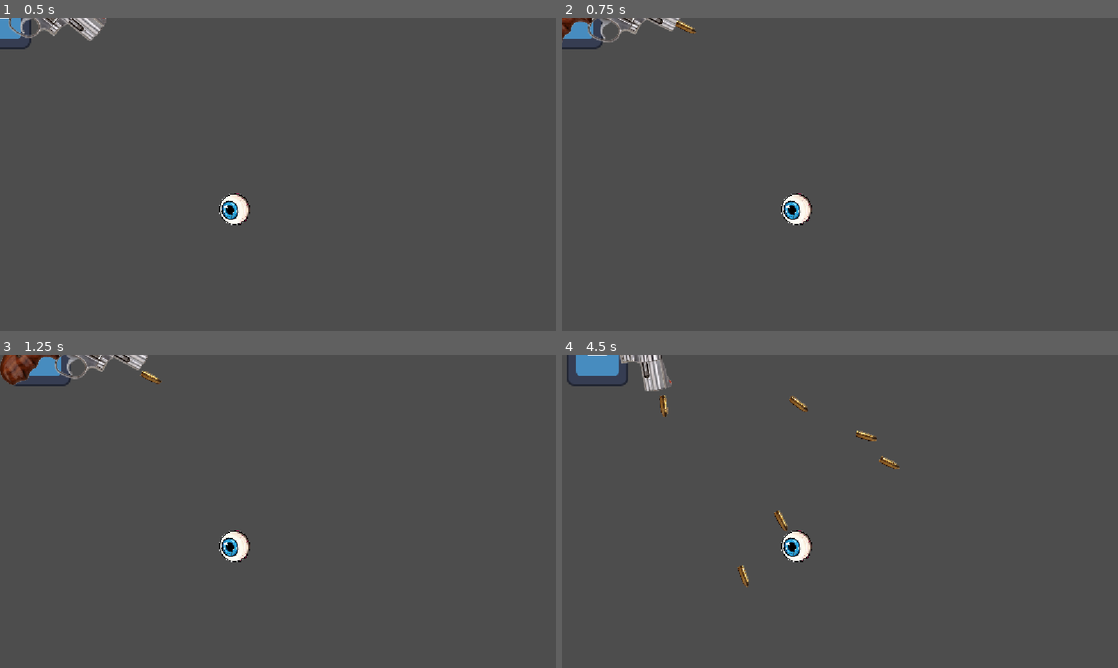
Above: before the commit, frames 1-4 (two rows, left to right).
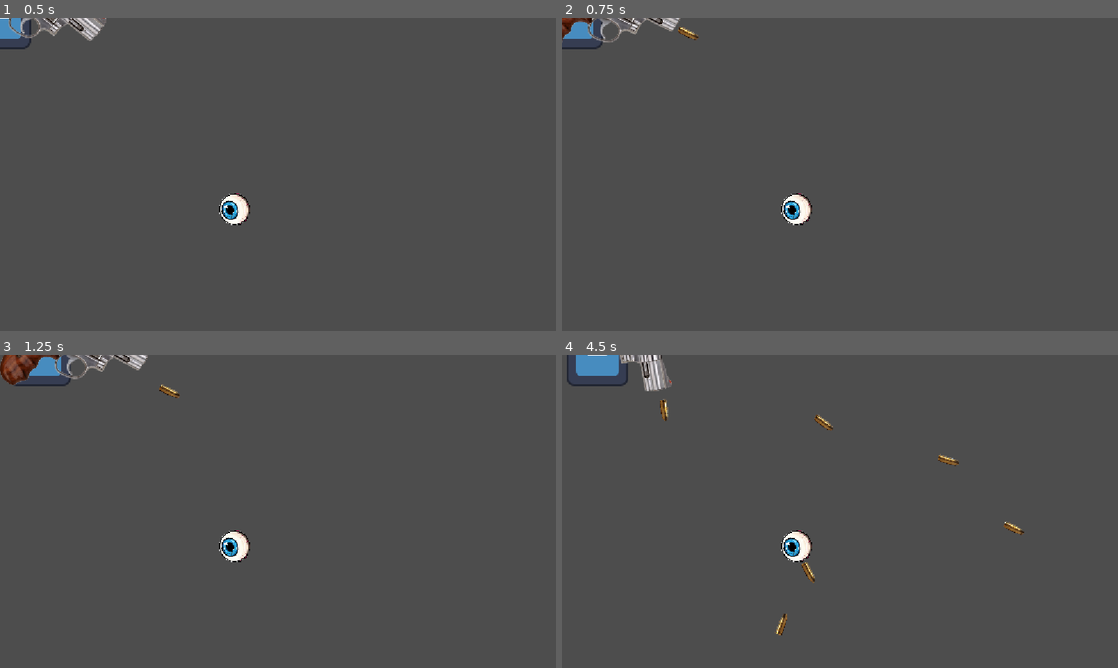
Above: after the commit, the same moments.

Repository: RealCet/bonzen-2
Game: Godot game, scene res://main.tscn
Two runs of this game, one before a commit and one after it. Both use one fixed random seed, a clock stepped at 60 frames per second and the inputs below. The engine's default icon, where the game draws it, is replaced by a stand-in: a white triangle on a blue panel in a dark square.
Inputs (mouse positions are in pixels of both pictures, inside the frame that each line leads up to):
- Up to frame 1 (0.5 s): no input
- Up to frame 2 (0.75 s): tap Enter at 0.5 s; move the mouse to (962, 158) at 0.52 s; hold D (right) from 0.53 s (still down); click (962, 158) at 0.6 s
- Up to frame 3 (1.25 s): keep holding D (right)
- Up to frame 4 (4.5 s): move the mouse to (728, 527) at 1.27 s; release D (right) at 1.28 s; hold S (down) 1.28-2.03 s; click (728, 527) at 1.35 s; move the mouse to (895, 442) at 2.02 s; hold D (right) 2.03-2.78 s; click (895, 442) at 2.1 s; move the mouse to (812, 574) at 2.77 s; hold W (up) 2.78-3.53 s; click (812, 574) at 2.85 s; move the mouse to (1006, 558) at 3.52 s; hold A (left) from 3.53 s (still down); click (1006, 558) at 3.6 s; move the mouse to (673, 464) at 4.27 s; click (673, 464) at 4.35 s

Frame 1 is identical in both runs. In frame 2, 0.1% of the frame differs, in the area x 20-25%, y 0-8%; in frame 3, 0.2%; in frame 4, 0.9%, in the area x 17-84%, y 12-90%.

Commit message:
Bullets Bounce
bullets bounce finally

Diff:
--- a/bullet.gd
+++ b/bullet.gd
@@ -1,11 +1,31 @@
-extends Node2D
+extends CharacterBody2D
+
+const SPEED: float = 200.0
+const BOUNCE_OFFSET: float = 5.0
+
+var direction: Vector2 = Vector2.RIGHT
 
 
-const SPEED: int = 500
+func set_direction(new_direction: Vector2) -> void:
+	direction = new_direction.normalized()
+	rotation = direction.angle()
 
 
-func _process(delta: float) -> void:
-	position += transform.x * SPEED * delta
+func _physics_process(delta: float) -> void:
+
+	var collision = move_and_collide(direction * SPEED * delta)
+
+	if collision:
+		var normal = collision.get_normal()
+
+		# Reflect the bullet's direction
+		direction = direction.bounce(normal).normalized()
+
+		# Move slightly away from the wall
+		global_position += normal * BOUNCE_OFFSET
+
+		# Update bullet rotation
+		rotation = direction.angle()
 
 
 func _on_visible_on_screen_notifier_2d_screen_exited() -> void:
--- a/bullet.tscn
+++ b/bullet.tscn
@@ -6,8 +6,10 @@
 [sub_resource type="RectangleShape2D" id="RectangleShape2D_v7oki"]
 size = Vector2(732, 248)
 
-[node name="bullet" type="Area2D" unique_id=458596083]
+[node name="bullet" type="CharacterBody2D" unique_id=1303573178]
 scale = Vector2(0.25, 0.25)
+collision_layer = 4
+collision_mask = 5
 script = ExtResource("1_v7oki")
 
 [node name="Sprite2D" type="Sprite2D" parent="." unique_id=2139091361]
@@ -16,6 +18,7 @@
 texture = ExtResource("2_v8qja")
 flip_h = true
 
-[node name="CollisionShape2D" type="CollisionShape2D" parent="Sprite2D" unique_id=1431862669]
-position = Vector2(-36, 8)
+[node name="CollisionShape2D" type="CollisionShape2D" parent="." unique_id=1431862669]
+position = Vector2(-11, 2)
+scale = Vector2(0.25, 0.25)
 shape = SubResource("RectangleShape2D_v7oki")
--- a/eye.tscn
+++ b/eye.tscn
@@ -9,6 +9,8 @@
 [node name="eye" type="CharacterBody2D" unique_id=737441725]
 position = Vector2(487, 395)
 scale = Vector2(0.2, 0.2)
+collision_layer = 64
+collision_mask = 32
 script = ExtResource("1_05vdx")
 
 [node name="CollisionShape2D" type="CollisionShape2D" parent="." unique_id=876686087]
--- a/gun.gd
+++ b/gun.gd
@@ -22,4 +22,4 @@
 		var bullet_instance = BULLET.instantiate()
 		get_parent().add_sibling(bullet_instance)
 		bullet_instance.global_position = muzzle.global_position
-		bullet_instance.rotation = muzzle.global_rotation
+		bullet_instance.set_direction(muzzle.global_transform.x)
